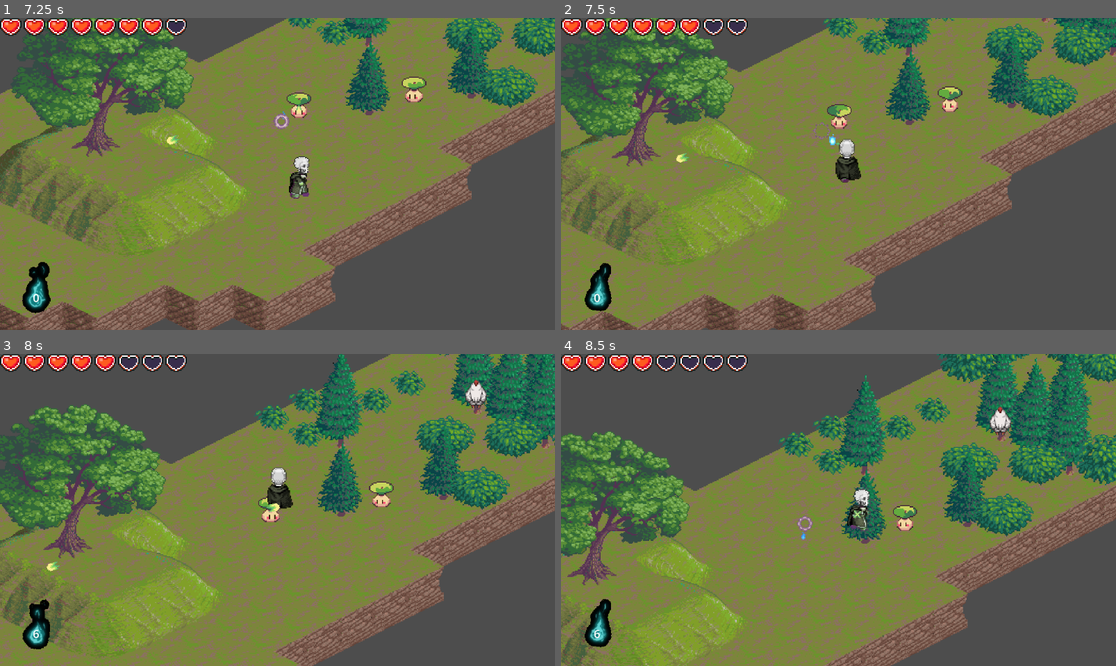
Above: before the commit, frames 1-4 (two rows, left to right).
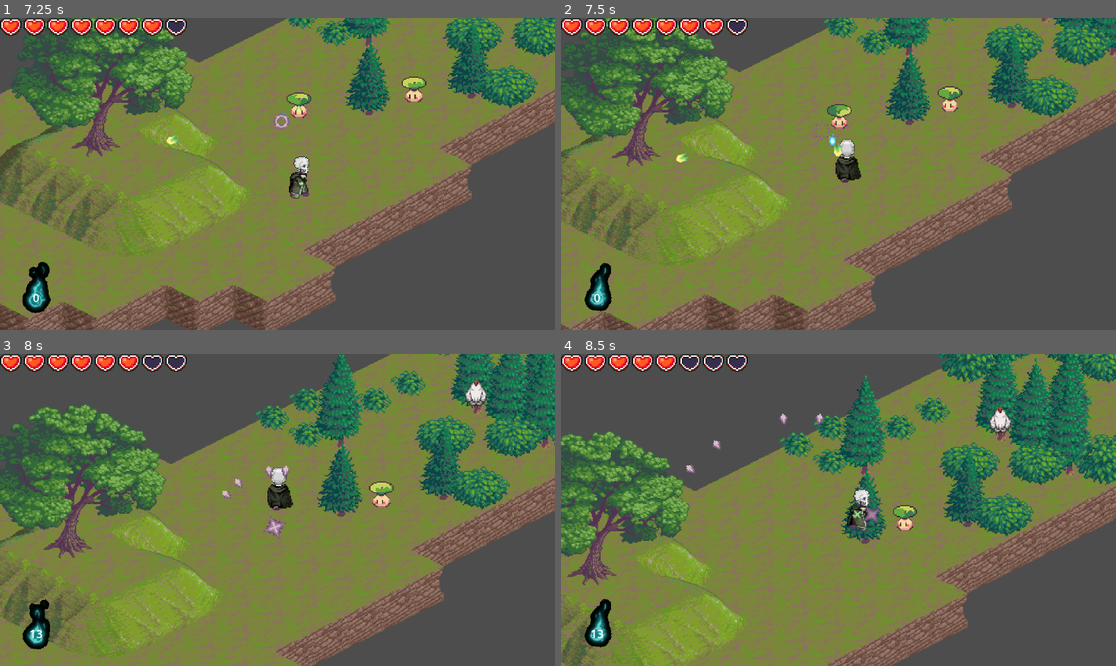
Above: after the commit, the same moments.

Repository: XMNNguyen/ECS179
Game: Godot game, scene res://Scenes/Starting_Menu.tscn
Same seed, same stepped clock (60 frames per second), same inputs: the game is played once before the commit and once after it.
Inputs:
- Up to frame 1 (7.25 s): click "Start" at 0.5 s; hold D (right) 1.28-2.03 s; hold S (down) 2.03-2.78 s; hold D (right) 2.78-3.53 s; hold W (up) 3.53-4.28 s; hold A (left) 4.28-5.78 s; hold S (down) 5.78-6.53 s; hold D (right) from 6.53 s (still down)
- Up to frame 2 (7.5 s): release D (right) at 7.28 s; hold W (up) from 7.28 s (still down)
- Up to frame 3 (8 s): keep holding W (up)
- Up to frame 4 (8.5 s): release W (up) at 8.03 s; hold D (right) from 8.03 s (still down)

Frame 1 is identical in both runs. In frame 2, 0.1% of the frame differs, in the area x 26-51%, y 0-45%; in frame 3, 0.6%, in the area x 5-53%, y 0-92%; in frame 4, 0.4%.

Commit message:
tweaked bullet size and hurtbox size

Diff:
--- a/ecs179_project/Scenes/Attacks/shotgun_bullet.tscn
+++ b/ecs179_project/Scenes/Attacks/shotgun_bullet.tscn
@@ -261,6 +261,7 @@
 radius = 5.0
 
 [node name="ShotgunBullet" type="CharacterBody2D"]
+scale = Vector2(1.5, 1.5)
 script = ExtResource("1_oc04h")
 
 [node name="AnimatedSprite2D" type="AnimatedSprite2D" parent="."]
--- a/ecs179_project/Scenes/Player.tscn
+++ b/ecs179_project/Scenes/Player.tscn
@@ -516,7 +516,6 @@
 
 [sub_resource type="CapsuleShape2D" id="CapsuleShape2D_e0wt5"]
 radius = 8.0
-height = 40.0
 
 [node name="Player" type="CharacterBody2D"]
 collision_layer = 2
@@ -562,6 +561,7 @@
 [node name="hurtBox" type="Area2D" parent="."]
 
 [node name="CollisionShape2D" type="CollisionShape2D" parent="hurtBox"]
+position = Vector2(0, 6)
 shape = SubResource("CapsuleShape2D_e0wt5")
 
 [connection signal="frame_changed" from="AnimatedSprite2D" to="." method="_on_animated_sprite_2d_frame_changed"]
--- a/ecs179_project/Scripts/player.gd
+++ b/ecs179_project/Scripts/player.gd
@@ -157,7 +157,7 @@
 			fire_standard(closest_enemy_position)
 
 		# FIRE SHOTGUN WEAPON
-		if _shotgun_weapon_timer.is_stopped() && souls_count.souls >= 100:
+		if _shotgun_weapon_timer.is_stopped() && souls_count.souls >= 1:
 			fire_shotgun(closest_enemy_position)
 
 		# FIRE WAVE WEAPON
@@ -189,7 +189,7 @@
 	for i in range(num_shotgun_bullets):
 		var new_bullet := shotgun_bullet.instantiate() as ShotgunBullet
 
-		# calculate the rotation of this bullet
+		# calculate the fire angle of this bullet
 		# convert the shotgun angle into radians
 		var angle_radians = deg_to_rad(shotgun_angle)
 
@@ -199,6 +199,8 @@
 		# for this iteration take the base fire_direction and move the angle based on current segment
 		# rotate the angle about angle_radians/2 in order to have the center of our angle be towards the firing direction
 		var rotation: float = fire_direction.angle() + (angle * i) - (angle_radians/2)
+
+		# we want to right rotate or else the fire angle is 90 degrees off
 		new_bullet.velocity = Vector2.RIGHT.rotated(rotation) * shotgun_bullet_speed
 		new_bullet.rotation = rotation
 
